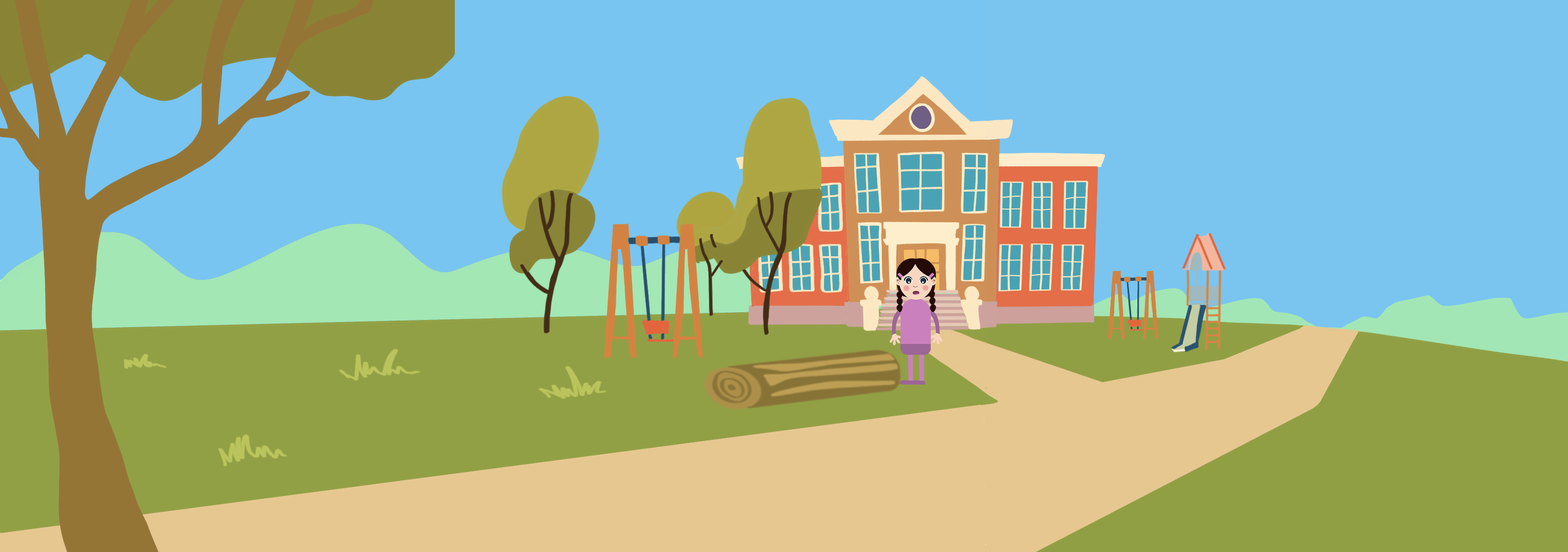
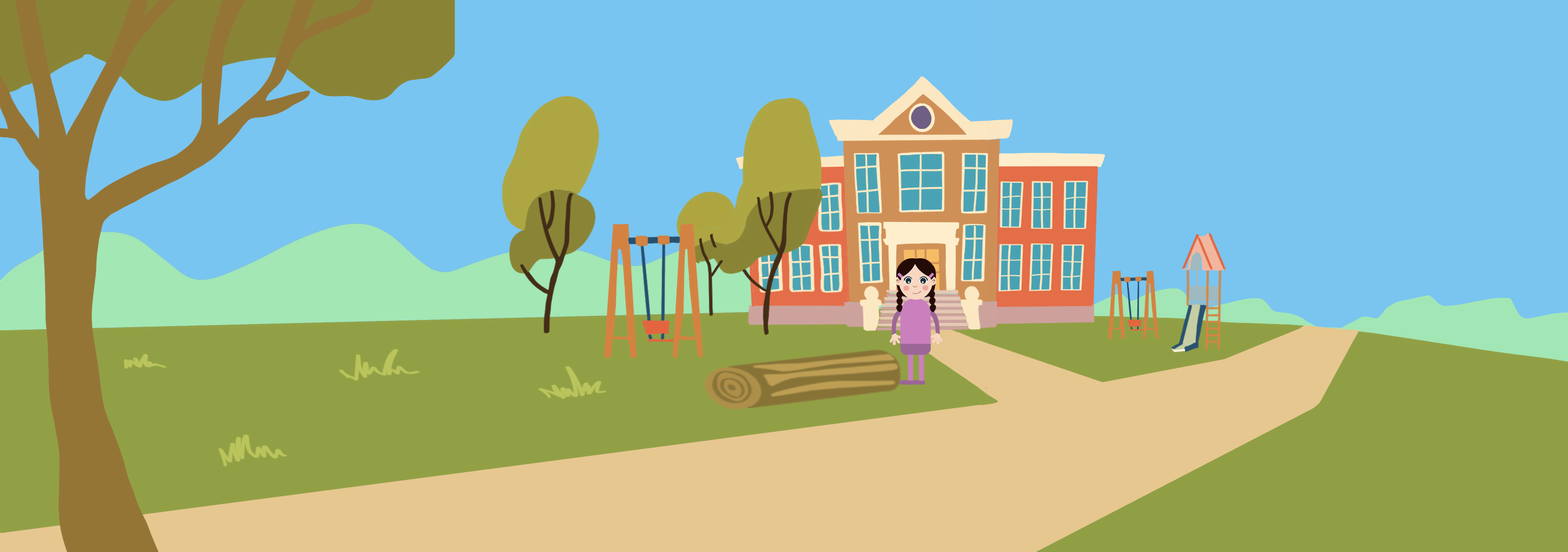
Two versions of the same layered image (1568×552). Layer-by-layer changes:
showed "Layer 2", painted on it over (889, 258, 943, 385)
painted on "hannah_offen" over (889, 258, 943, 385)
